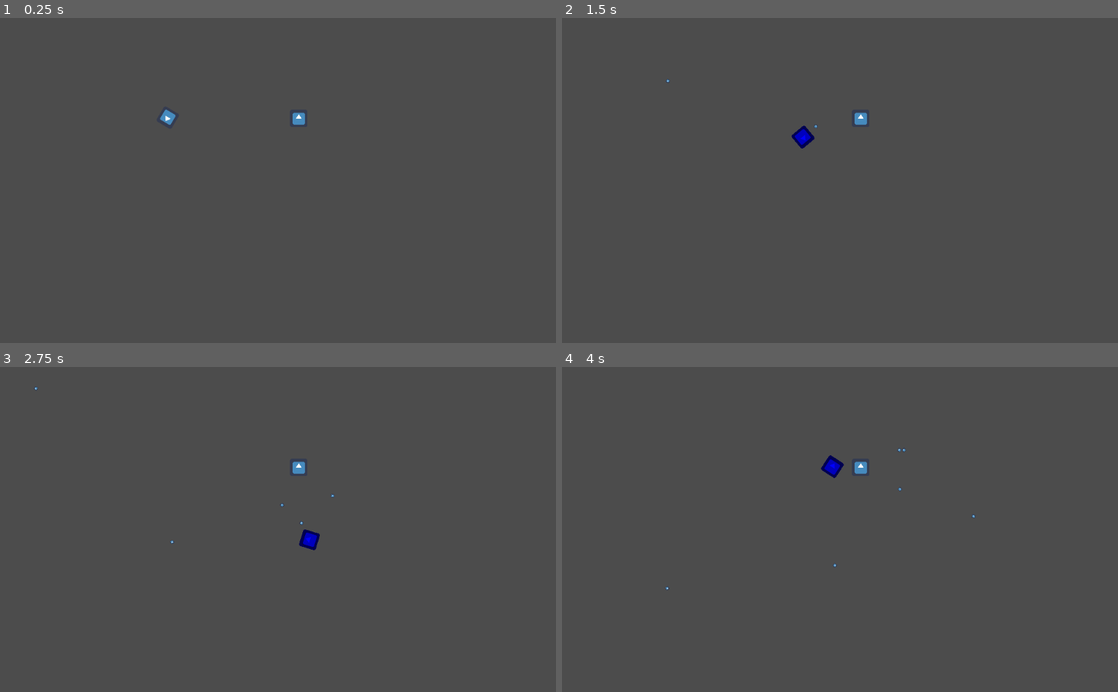
Above: before the commit, frames 1-4 (two rows, left to right).
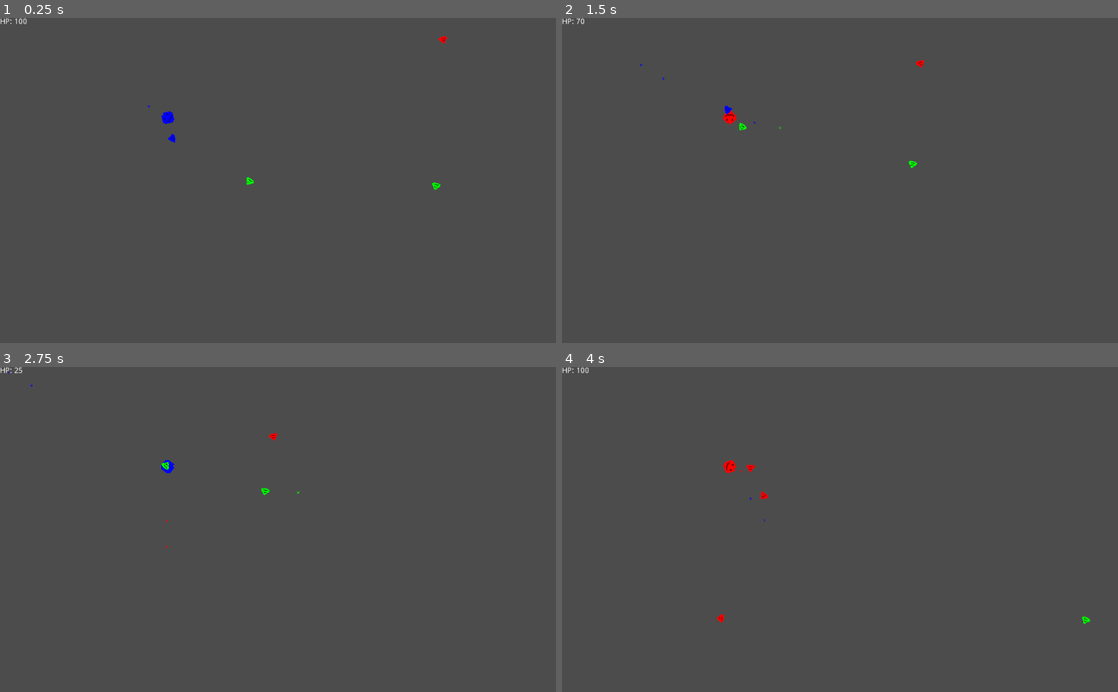
Above: after the commit, the same moments.

Repository: JuanG10/boss
Game: Godot game, scene res://proof of concept.tscn
The game is run twice, just before and just after one commit, with the same random seed, the same clock (stepped at 60 frames per second) and the same inputs. Before the commit the project has no main scene; this scene is started directly in both runs. The engine's default icon, where the game draws it, is replaced by a stand-in: a white triangle on a blue panel in a dark square.
Inputs (mouse positions are in pixels of both pictures, inside the frame that each line leads up to):
- Up to frame 1 (0.25 s): no input
- Up to frame 2 (1.5 s): tap Enter (ui_accept) at 0.5, 0.77, 1.07 s; move the mouse to (962, 164) at 0.52 s; hold Right (ui_right) 0.53-1.28 s; tap E (next_color) at 0.6 s; tap Q (previous_color, bound only after the commit) at 0.8, 1.35 s; move the mouse to (728, 196) at 1.27 s; hold Down (ui_down) from 1.28 s (still down)
- Up to frame 3 (2.75 s): tap Enter (ui_accept) at 1.52, 1.55, 1.82 s; move the mouse to (333, 458) at 2.02 s; release Down (ui_down) at 2.03 s; hold Right (ui_right) from 2.03 s (still down); hold Enter (ui_accept) from 2.03 s (still down); tap E (next_color) at 2.3 s
- Up to frame 4 (4 s): move the mouse to (812, 594) at 2.77 s; release Right (ui_right) at 2.78 s; release Enter (ui_accept) at 2.78 s; hold Up (ui_up) 2.78-3.53 s; tap E (next_color) at 2.85 s; tap Enter (ui_accept) at 3.02, 3.32 s; tap Q (previous_color, bound only after the commit) at 3.05, 3.6 s; move the mouse to (1006, 578) at 3.52 s; hold Left (ui_left) from 3.53 s (still down); hold Enter (ui_accept) from 3.53 s (still down)

The runs differ from the first frame. In frame 1, 0.3% of the frame differs, in the area x 0-81%, y 0-53%; in frame 2, 0.5%; in frame 3, 0.4%; in frame 4, 0.5%, in the area x 0-95%, y 0-80%.

Commit message:
agregado enemigos, musica, colisiones, colores, jugabilidad. Me hice quilombo con git...

Diff:
--- a/Area2D.gd
+++ /dev/null
@@ -1,45 +0,0 @@
-extends Area2D
-
-var Bullet = preload("res://Bullet.tscn")
-
-var speed = 3
-var atk_speed = .5
-var health = 100
-var dmg = 10
-var magnet_radius = 10
-
-var timer = Timer.new()
-
-func _ready():
-	timer.set_one_shot(true)
-	timer.set_wait_time(atk_speed)
-	add_child(timer)
-
-func _physics_process(_delta):
-	look_at(get_global_mouse_position())
-	#if Input.is_action_just_pressed("ui_accept"):
-	#	speed *= 3
-	#if Input.is_action_just_released("ui_accept"):
-	#	speed /= 3
-	if Input.is_action_just_pressed("next_color"):
-		collision_layer = 2
-		collision_mask  = 2
-		$Sprite.modulate = Color(0, 0, 1) # blue shade
-	if Input.is_action_pressed("ui_accept"):
-		if(timer.is_stopped()):
-			shoot()
-	if Input.is_action_pressed('ui_right'):
-		position.x += speed
-	if Input.is_action_pressed('ui_left'):
-		position.x -= speed
-	if Input.is_action_pressed('ui_down'):
-		position.y += speed
-	if Input.is_action_pressed('ui_up'):
-		position.y -= speed
-
-
-func shoot():
-	var b = Bullet.instance()
-	b.start($Muzzle.global_position, rotation)
-	get_parent().add_child(b)
-	timer.start()
--- a/Area2D2.gd
+++ /dev/null
@@ -1,4 +0,0 @@
-extends Area2D
-
-func _on_Area2D2_area_entered(area):
-	print("it works")
--- /dev/null
+++ b/Coin.gd
@@ -0,0 +1,15 @@
+extends Area2D
+
+func initialize(pos):
+	position = pos
+
+func remove():
+	get_parent().remove_child(self)
+	queue_free()
+
+func grab():
+	GlobalVariables.money += 10
+	remove()
+
+func _on_Timer_timeout():
+	remove()
--- /dev/null
+++ b/Coin.tscn
@@ -0,0 +1,25 @@
+[gd_scene load_steps=4 format=2]
+
+[ext_resource path="res://coin.png" type="Texture" id=1]
+[ext_resource path="res://Coin.gd" type="Script" id=2]
+
+[sub_resource type="CapsuleShape2D" id=1]
+radius = 3.00435
+height = 2.30085
+
+[node name="Coin" type="Area2D"]
+collision_layer = 2148007936
+collision_mask = 524288
+script = ExtResource( 2 )
+
+[node name="Sprite" type="Sprite" parent="."]
+texture = ExtResource( 1 )
+
+[node name="CollisionShape2D" type="CollisionShape2D" parent="."]
+shape = SubResource( 1 )
+
+[node name="Timer" type="Timer" parent="."]
+wait_time = 3.0
+one_shot = true
+autostart = true
+[connection signal="timeout" from="Timer" to="." method="_on_Timer_timeout"]
--- /dev/null
+++ b/Cursor.gd
@@ -0,0 +1,16 @@
+extends Sprite
+
+
+# Declare member variables here. Examples:
+# var a = 2
+# var b = "text"
+
+
+# Called when the node enters the scene tree for the first time.
+func _process(_delta):
+	position = get_global_mouse_position()
+
+
+# Called every frame. 'delta' is the elapsed time since the previous frame.
+#func _process(delta):
+#	pass
--- /dev/null
+++ b/Enemies/AdvancedEnemy/AdvancedEnemy.gd
@@ -0,0 +1,69 @@
+extends Area2D
+
+var player
+var speed = 40
+var friction = 0.95
+var target := Vector2.ZERO
+var velocity := Vector2.ZERO
+
+var health = 70
+var dmg = 10
+
+var timer  = Timer.new()
+
+var Bullet = preload("res://Enemies/Bullet.tscn")
+
+var colores = [Color(0, 0, 1),Color(0,1,0),Color(1,0,0)]
+var collisiones = [0b1, 0b10, 0b100]
+var tipo
+
+func _ready():
+	timer.set_one_shot(true)
+	timer.set_wait_time(.4)
+	add_child(timer)
+
+#acá habría que agregar el color y las colisiones
+func initialize(t, n):
+	player = t
+	$Sprite.modulate = colores[n]
+	collision_layer = collisiones[n]
+	collision_mask  = collisiones[n]
+	tipo = n
+
+func _process(delta):
+	target = player.global_position - global_position
+	velocity += target
+	velocity *= friction
+	look_at(player.global_position)
+	position += velocity.normalized() * speed * delta
+	if(timer.is_stopped()):
+		shoot()
+
+func takeDamage(n):
+	health -= n
+	if health <= 0:
+		get_parent().remove_child(self)
+		queue_free()
+
+func _on_area_entered(area):
+	if area.filename == "res://Player/Bullet.tscn":
+		takeDamage(player.dmg)
+		area.remove()
+	if area.name == player.name:
+		player.takeDamage(10)
+
+func shoot():
+	for i in range(3):
+		var b = Bullet.instance()
+		b.start($Muzzle.global_position, rotation, player, dmg, tipo)
+		get_parent().add_child(b)
+		yield(get_tree().create_timer(.02), "timeout")
+	timer.start()
+
+
+func _on_death():
+	get_parent().points += 30
+	for i in range(5):
+		var c = GlobalVariables.coin.instance()
+		c.initialize(position + Vector2(i,0))
+		get_parent().add_child(c)
--- /dev/null
+++ b/Enemies/AdvancedEnemy/AdvancedEnemy.tscn
@@ -0,0 +1,21 @@
+[gd_scene load_steps=4 format=2]
+
+[ext_resource path="res://Enemies/AdvancedEnemy/AdvancedEnemy.png" type="Texture" id=1]
+[ext_resource path="res://Enemies/AdvancedEnemy/AdvancedEnemy.gd" type="Script" id=2]
+
+[sub_resource type="CircleShape2D" id=1]
+radius = 9.13498
+
+[node name="AdvancedEnemy" type="Area2D"]
+script = ExtResource( 2 )
+
+[node name="Sprite" type="Sprite" parent="."]
+texture = ExtResource( 1 )
+
+[node name="CollisionShape2D" type="CollisionShape2D" parent="."]
+shape = SubResource( 1 )
+
+[node name="Muzzle" type="Position2D" parent="."]
+position = Vector2( 8.37688, 0.0590906 )
+[connection signal="area_entered" from="." to="." method="_on_area_entered"]
+[connection signal="tree_exiting" from="." to="." method="_on_death"]
--- /dev/null
+++ b/Enemies/BasicEnemy/BasicEnemy.gd
@@ -0,0 +1,66 @@
+extends Area2D
+
+var player
+var speed = 60
+var friction = 0.95
+var target := Vector2.ZERO
+var velocity := Vector2.ZERO
+
+var health = 45
+var dmg = 20
+
+var timer = Timer.new()
+
+var Bullet = preload("res://Enemies/Bullet.tscn")
+
+var colores = [Color(0, 0, 1),Color(0,1,0),Color(1,0,0)]
+var collisiones = [0b1, 0b10, 0b100]
+var tipo
+
+func _ready():
+	timer.set_one_shot(true)
+	timer.set_wait_time(.8)
+	add_child(timer)
+
+#acá habría que agregar el color y las colisiones
+func initialize(t, n):
+	player = t
+	$Sprite.modulate = colores[n]
+	collision_layer = collisiones[n]
+	collision_mask  = collisiones[n]
+	tipo = n
+
+func _process(delta):
+	target = player.global_position - global_position
+	velocity += target
+	velocity *= friction
+	look_at(player.global_position)
+	position += velocity.normalized() * speed * delta
+	if(timer.is_stopped()):
+		shoot()
+
+func takeDamage(n):
+	health -= n
+	if health <= 0:
+		get_parent().remove_child(self)
+		queue_free()
+
+func _on_area_entered(area):
+	if area.filename == "res://Player/Bullet.tscn":
+		takeDamage(player.dmg)
+		area.remove()
+	if area.name == player.name:
+		player.takeDamage(10)
+
+func shoot():
+	var b = Bullet.instance()
+	b.start($Muzzle.global_position, rotation, player, dmg, tipo)
+	get_parent().add_child(b)
+	timer.start()
+
+func _on_death():
+	get_parent().points += 20
+	for i in range(3):
+		var c = GlobalVariables.coin.instance()
+		c.initialize(position + Vector2(i,0))
+		get_parent().add_child(c)
--- /dev/null
+++ b/Enemies/BasicEnemy/BasicEnemy.tscn
@@ -0,0 +1,21 @@
+[gd_scene load_steps=4 format=2]
+
+[ext_resource path="res://Enemies/BasicEnemy/BasicEnemy.png" type="Texture" id=1]
+[ext_resource path="res://Enemies/BasicEnemy/BasicEnemy.gd" type="Script" id=2]
+
+[sub_resource type="CircleShape2D" id=1]
+radius = 9.13498
+
+[node name="BasicEnemy" type="Area2D"]
+script = ExtResource( 2 )
+
+[node name="Sprite" type="Sprite" parent="."]
+texture = ExtResource( 1 )
+
+[node name="CollisionShape2D" type="CollisionShape2D" parent="."]
+shape = SubResource( 1 )
+
+[node name="Muzzle" type="Position2D" parent="."]
+position = Vector2( 8.37688, 0.0590906 )
+[connection signal="area_entered" from="." to="." method="_on_area_entered"]
+[connection signal="tree_exiting" from="." to="." method="_on_death"]
--- /dev/null
+++ b/Enemies/Bullet.gd
@@ -0,0 +1,31 @@
+extends Area2D
+
+var speed = 2.4
+var velocity = Vector2()
+var player
+var dmg
+
+var colores = [Color(0, 0, 1),Color(0,1,0),Color(1,0,0)]
+var collisiones = [0b1, 0b10, 0b100]
+
+func start(pos, dir, p, damage, n):
+	rotation = dir
+	position = pos
+	player   = p
+	dmg      = damage
+	velocity = Vector2(speed, 0).rotated(rotation)
+	$Sprite.modulate = colores[n]
+	collision_layer = collisiones[n]
+	collision_mask  = collisiones[n]
+
+func _physics_process(_delta):
+	position += velocity
+
+func _on_player_collision(area):
+	if area == player:
+		player.takeDamage(dmg)
+		remove()
+
+func remove():
+	get_parent().remove_child(self)
+	queue_free()
--- /dev/null
+++ b/Enemies/Bullet.tscn
@@ -0,0 +1,17 @@
+[gd_scene load_steps=4 format=2]
+
+[ext_resource path="res://Enemies/Bullet.png" type="Texture" id=1]
+[ext_resource path="res://Enemies/Bullet.gd" type="Script" id=2]
+
+[sub_resource type="CircleShape2D" id=1]
+radius = 2.45599
+
+[node name="Bullet" type="Area2D"]
+script = ExtResource( 2 )
+
+[node name="CollisionShape2D" type="CollisionShape2D" parent="."]
+shape = SubResource( 1 )
+
+[node name="Sprite" type="Sprite" parent="."]
+texture = ExtResource( 1 )
+[connection signal="area_entered" from="." to="." method="_on_player_collision"]
--- /dev/null
+++ b/Enemies/MeleeEnemy/MeleeEnemy.gd
@@ -0,0 +1,46 @@
+extends Area2D
+
+var player
+var speed = 130
+var friction = 0.95
+var target := Vector2.ZERO
+var velocity := Vector2.ZERO
+
+var health = 25
+
+var colores = [Color(0, 0, 1),Color(0,1,0),Color(1,0,0)]
+var collisiones = [0b1, 0b10, 0b100]
+
+#acá habría que agregar el color y las colisiones
+func initialize(t, n):
+	player = t
+	$Sprite.modulate = colores[n]
+	collision_layer = collisiones[n]
+	collision_mask  = collisiones[n]
+
+func _process(delta):
+	target = player.global_position - global_position
+	velocity += target
+	velocity *= friction
+	look_at(player.global_position)
+	position += velocity.normalized() * speed * delta
+
+func takeDamage(n):
+	health -= n
+	if health <= 0:
+		get_parent().remove_child(self)
+		queue_free()
+
+func _on_area_entered(area):
+	if area.filename == "res://Player/Bullet.tscn":
+		takeDamage(player.dmg)
+		area.remove()
+	if area.name == player.name:
+		player.takeDamage(15)
+
+
+func _on_death():
+	get_parent().points += 10
+	var c = GlobalVariables.coin.instance()
+	c.initialize(position)
+	get_parent().add_child(c)
--- /dev/null
+++ b/Enemies/MeleeEnemy/MeleeEnemy.tscn
@@ -0,0 +1,18 @@
+[gd_scene load_steps=4 format=2]
+
+[ext_resource path="res://Enemies/MeleeEnemy/MeleeEnemy.gd" type="Script" id=1]
+[ext_resource path="res://Enemies/MeleeEnemy/MeleeEnemy.png" type="Texture" id=2]
+
+[sub_resource type="CircleShape2D" id=1]
+radius = 9.00114
+
+[node name="Node2D" type="Area2D"]
+script = ExtResource( 1 )
+
+[node name="Sprite" type="Sprite" parent="."]
+texture = ExtResource( 2 )
+
+[node name="CollisionShape2D" type="CollisionShape2D" parent="."]
+shape = SubResource( 1 )
+[connection signal="area_entered" from="." to="." method="_on_area_entered"]
+[connection signal="tree_exiting" from="." to="." method="_on_death"]
--- /dev/null
+++ b/Label.gd
@@ -0,0 +1,4 @@
+extends Label
+
+func on_update(n):
+	set_text("HP: " + str(n))
--- /dev/null
+++ b/Player/Bullet.gd
@@ -0,0 +1,24 @@
+extends Area2D
+
+var speed = 2
+var velocity = Vector2()
+var dmg
+
+func start(pos, dir, damage, col):
+	rotation = dir
+	position = pos
+	dmg      = damage
+	velocity = Vector2(speed, 0).rotated(rotation)
+	collision_layer = col
+	collision_mask  = col
+
+func _physics_process(_delta):
+	position += velocity
+
+
+func remove():
+	get_parent().remove_child(self)
+	queue_free()
+
+func takeDamage():
+	pass
--- /dev/null
+++ b/Player/Bullet.tscn
@@ -0,0 +1,16 @@
+[gd_scene load_steps=4 format=2]
+
+[ext_resource path="res://Player/Bullet.png" type="Texture" id=1]
+[ext_resource path="res://Player/Bullet.gd" type="Script" id=2]
+
+[sub_resource type="CircleShape2D" id=1]
+radius = 2.85937
+
+[node name="pBullet" type="Area2D"]
+script = ExtResource( 2 )
+
+[node name="Sprite" type="Sprite" parent="."]
+texture = ExtResource( 1 )
+
+[node name="CollisionShape2D" type="CollisionShape2D" parent="."]
+shape = SubResource( 1 )
--- /dev/null
+++ b/Player/Player.gd
@@ -0,0 +1,79 @@
+extends Area2D
+
+var Bullet = preload("res://Player/Bullet.tscn")
+var label
+
+var speed = GlobalVariables.speed
+var atk_speed = GlobalVariables.atk_speed
+var health = GlobalVariables.health
+var dmg = GlobalVariables.dmg
+var magnet_radius = GlobalVariables.magnet_radius
+
+var timer = Timer.new()
+
+var colores = [Color(0, 0, 1),Color(0,1,0),Color(1,0,0)]
+var collisiones = [0b110, 0b101, 0b011]
+var n       = 0
+
+func initialize(l):
+	label = l
+	label.on_update(health)
+
+func _ready():
+	$Sprite.modulate = colores[n]
+	collision_layer = collisiones[n]
+	collision_mask  = collisiones[n]
+	timer.set_one_shot(true)
+	timer.set_wait_time(atk_speed)
+	add_child(timer)
+
+func _physics_process(_delta):
+	look_at(get_global_mouse_position())
+	#if Input.is_action_just_pressed("ui_accept"):
+	#	speed *= 3
+	#if Input.is_action_just_released("ui_accept"):
+	#	speed /= 3
+	if Input.is_action_just_pressed("ui_accept"):
+		print(GlobalVariables.money)
+	if Input.is_action_just_pressed("next_color"):
+		next_color()
+		collision_layer = collisiones[n]
+		collision_mask  = collisiones[n]
+	if Input.is_action_just_pressed("previous_color"):
+		previous_color()
+		collision_layer = collisiones[n]
+		collision_mask  = collisiones[n]
+	if(timer.is_stopped()):
+		shoot()
+	if Input.is_action_pressed('right'):
+		position.x += speed
+	if Input.is_action_pressed('left'):
+		position.x -= speed
+	if Input.is_action_pressed('down'):
+		position.y += speed
+	if Input.is_action_pressed('up'):
+		position.y -= speed
+
+func takeDamage(n):
+	health -= n
+	label.on_update(health)
+	if health <= 0:
+		get_tree().reload_current_scene()
+
+func shoot():
+	var b = Bullet.instance()
+	b.modulate = colores[n]
+	b.start($Muzzle.global_position, rotation, dmg, collisiones[n])
+	get_parent().add_child(b)
+	timer.start()
+
+func next_color():
+	n = (n + 1)%3
+	$Sprite.modulate = colores[n]
+
+func previous_color():
+	n = (n + 2)%3
+	$Sprite.modulate = colores[n]
+
+func _on_grab_coin(area):
+	area.grab()
--- /dev/null
+++ b/Player/Player.tscn
@@ -0,0 +1,32 @@
+[gd_scene load_steps=5 format=2]
+
+[ext_resource path="res://Player/Player.gd" type="Script" id=1]
+[ext_resource path="res://Player/Player.png" type="Texture" id=2]
+
+[sub_resource type="CircleShape2D" id=1]
+radius = 12.9594
+
+[sub_resource type="CircleShape2D" id=2]
+radius = 47.2431
+
+[node name="Player" type="Area2D"]
+position = Vector2( 309, 184 )
+script = ExtResource( 1 )
+
+[node name="Muzzle" type="Position2D" parent="."]
+position = Vector2( 12.4153, 0 )
+
+[node name="Sprite" type="Sprite" parent="."]
+scale = Vector2( 2, 2 )
+texture = ExtResource( 2 )
+
+[node name="CollisionShape2D" type="CollisionShape2D" parent="."]
+shape = SubResource( 1 )
+
+[node name="Area2D" type="Area2D" parent="."]
+collision_layer = 524288
+collision_mask = 524288
+
+[node name="CollisionShape2D" type="CollisionShape2D" parent="Area2D"]
+shape = SubResource( 2 )
+[connection signal="area_entered" from="Area2D" to="." method="_on_grab_coin"]
--- /dev/null
+++ b/global_variables.gd
@@ -0,0 +1,12 @@
+extends Node
+
+var coin = preload("res://Coin.tscn")
+
+var points = 110
+
+var money = 0
+var speed = 3
+var atk_speed = .4
+var health = 100
+var dmg = 10
+var magnet_radius = 10
--- /dev/null
+++ b/main.gd
@@ -0,0 +1,69 @@
+extends Node
+
+onready var melee_template = preload("res://Enemies/MeleeEnemy/MeleeEnemy.tscn")
+onready var basic_template = preload("res://Enemies/BasicEnemy/BasicEnemy.tscn")
+onready var advanced_tmplt = preload("res://Enemies/AdvancedEnemy/AdvancedEnemy.tscn")
+
+var timer = Timer.new()
+
+var points = 0
+
+func _ready():
+	$Player.initialize($Label)
+	timer.set_one_shot(true)
+	timer.set_wait_time(5)
+	add_child(timer)
+
+func _process(_delta):
+	if timer.is_stopped():
+		timer.start()
+		if points < 100:
+			spawnMelee(4)
+		elif points < 300:
+			spawnMelee(3)
+			spawnBasic(2)
+		elif points < 500:
+			spawnMelee(2)
+			spawnBasic(2)
+			spawnAdvanced(1)
+		elif points < 1000:
+			spawnMelee(6)
+			spawnBasic(1)
+			spawnAdvanced(3)
+		elif points < 2000:
+			spawnMelee(4)
+			spawnBasic(6)
+			spawnAdvanced(2)
+		else:
+			spawnBasic(6)
+			spawnAdvanced(6)
+
+func spawnMelee(n):
+	for i in range(n):
+		var enemy:Area2D = melee_template.instance()
+		enemy.initialize($Player,rand_range(0,3))
+		enemy.set_position(RandomPos())
+		add_child(enemy)
+
+func spawnBasic(n):
+	for i in range(n):
+		var enemy:Area2D = basic_template.instance()
+		enemy.initialize($Player,rand_range(0,3))
+		enemy.set_position(Vector2(RandomPos()))
+		add_child(enemy)
+
+func spawnAdvanced(n):
+	for i in range(n):
+		var enemy:Area2D = advanced_tmplt.instance()
+		enemy.initialize($Player,rand_range(0,3))
+		enemy.set_position(Vector2(RandomPos()))
+		add_child(enemy)
+
+func RandomPos():
+	return(Vector2(random_x(), random_y()))
+
+func random_x():
+	return rand_range(0, 1223)
+
+func random_y():
+	return rand_range(0, 600)
--- a/project.godot
+++ b/project.godot
@@ -16,7 +16,12 @@
 [application]
 
 config/name="Boss"
+run/main_scene="res://proof of concept.tscn"
 config/icon="res://icon.png"
+
+[autoload]
+
+GlobalVariables="*res://global_variables.gd"
 
 [input]
 
@@ -25,6 +30,36 @@
 "events": [ Object(InputEventKey,"resource_local_to_scene":false,"resource_name":"","device":0,"alt":false,"shift":false,"control":false,"meta":false,"command":false,"pressed":false,"scancode":69,"unicode":0,"echo":false,"script":null)
  ]
 }
+shoot={
+"deadzone": 0.5,
+"events": [ Object(InputEventMouseButton,"resource_local_to_scene":false,"resource_name":"","device":0,"alt":false,"shift":false,"control":false,"meta":false,"command":false,"button_mask":0,"position":Vector2( 0, 0 ),"global_position":Vector2( 0, 0 ),"factor":1.0,"button_index":1,"pressed":false,"doubleclick":false,"script":null)
+ ]
+}
+up={
+"deadzone": 0.5,
+"events": [ Object(InputEventKey,"resource_local_to_scene":false,"resource_name":"","device":0,"alt":false,"shift":false,"control":false,"meta":false,"command":false,"pressed":false,"scancode":87,"unicode":0,"echo":false,"script":null)
+ ]
+}
+down={
+"deadzone": 0.5,
+"events": [ Object(InputEventKey,"resource_local_to_scene":false,"resource_name":"","device":0,"alt":false,"shift":false,"control":false,"meta":false,"command":false,"pressed":false,"scancode":83,"unicode":0,"echo":false,"script":null)
+ ]
+}
+right={
+"deadzone": 0.5,
+"events": [ Object(InputEventKey,"resource_local_to_scene":false,"resource_name":"","device":0,"alt":false,"shift":false,"control":false,"meta":false,"command":false,"pressed":false,"scancode":68,"unicode":0,"echo":false,"script":null)
+ ]
+}
+left={
+"deadzone": 0.5,
+"events": [ Object(InputEventKey,"resource_local_to_scene":false,"resource_name":"","device":0,"alt":false,"shift":false,"control":false,"meta":false,"command":false,"pressed":false,"scancode":65,"unicode":0,"echo":false,"script":null)
+ ]
+}
+previous_color={
+"deadzone": 0.5,
+"events": [ Object(InputEventKey,"resource_local_to_scene":false,"resource_name":"","device":0,"alt":false,"shift":false,"control":false,"meta":false,"command":false,"pressed":false,"scancode":81,"unicode":0,"echo":false,"script":null)
+ ]
+}
 
 [rendering]
 
--- a/proof of concept.tscn
+++ b/proof of concept.tscn
@@ -1,49 +1,32 @@
 [gd_scene load_steps=7 format=2]
 
-[ext_resource path="res://icon.png" type="Texture" id=1]
-[ext_resource path="res://Area2D.gd" type="Script" id=2]
-[ext_resource path="res://Area2D2.gd" type="Script" id=3]
-
-[sub_resource type="CircleShape2D" id=1]
-radius = 17.0294
-
-[sub_resource type="CircleShape2D" id=3]
-radius = 47.2431
-
-[sub_resource type="CircleShape2D" id=2]
-radius = 18.4125
+[ext_resource path="res://Player/Player.tscn" type="PackedScene" id=1]
+[ext_resource path="res://Label.gd" type="Script" id=2]
+[ext_resource path="res://main.gd" type="Script" id=3]
+[ext_resource path="res://Sound/CPUtalk.ogg" type="AudioStream" id=4]
+[ext_resource path="res://cursor.png" type="Texture" id=5]
+[ext_resource path="res://Cursor.gd" type="Script" id=6]
 
 [node name="Main" type="Node"]
-
-[node name="Area2D" type="Area2D" parent="."]
-position = Vector2( 309, 184 )
-script = ExtResource( 2 )
-
-[node name="Muzzle" type="Position2D" parent="Area2D"]
-position = Vector2( 16.5101, 0 )
-
-[node name="Sprite" type="Sprite" parent="Area2D"]
-scale = Vector2( 0.5, 0.5 )
-texture = ExtResource( 1 )
-
-[node name="CollisionShape2D" type="CollisionShape2D" parent="Area2D"]
-shape = SubResource( 1 )
-
-[node name="Area2D" type="Area2D" parent="Area2D"]
-
-[node name="CollisionShape2D" type="CollisionShape2D" parent="Area2D/Area2D"]
-shape = SubResource( 3 )
-
-[node name="Area2D2" type="Area2D" parent="."]
-position = Vector2( 550.129, 185.262 )
-collision_layer = 2
-collision_mask = 2147483650
 script = ExtResource( 3 )
 
-[node name="Sprite2" type="Sprite" parent="Area2D2"]
-scale = Vector2( 0.5, 0.5 )
-texture = ExtResource( 1 )
+[node name="Player" parent="." instance=ExtResource( 1 )]
 
-[node name="CollisionShape2D" type="CollisionShape2D" parent="Area2D2"]
-shape = SubResource( 2 )
-[connection signal="area_entered" from="Area2D2" to="Area2D2" method="_on_Area2D2_area_entered"]
+[node name="Label" type="Label" parent="."]
+margin_right = 40.0
+margin_bottom = 14.0
+text = "HP: 100"
+script = ExtResource( 2 )
+__meta__ = {
+"_edit_use_anchors_": false
+}
+
+[node name="AudioStreamPlayer2D" type="AudioStreamPlayer2D" parent="."]
+position = Vector2( 513.737, 280.653 )
+stream = ExtResource( 4 )
+autoplay = true
+
+[node name="Cursor" type="Sprite" parent="."]
+scale = Vector2( 0.01, 0.01 )
+texture = ExtResource( 5 )
+script = ExtResource( 6 )
Not shown, added: Enemies/AdvancedEnemy.png.import
Binary file added: Enemies/AdvancedEnemy/AdvancedEnemy.png
Not shown, added: Enemies/AdvancedEnemy/AdvancedEnemy.png.import
Not shown, added: Enemies/BasicEnemy.png.import
Not shown, added: Enemies/BasicEnemy/BasicEnemy.bmp.import
Binary file added: Enemies/BasicEnemy/BasicEnemy.png
Not shown, added: Enemies/BasicEnemy/BasicEnemy.png.import
Binary file added: Enemies/Bullet.png
Not shown, added: Enemies/Bullet.png.import
Binary file added: Enemies/MeleeEnemy/MeleeEnemy.png
Not shown, added: Enemies/MeleeEnemy/MeleeEnemy.png.import
Binary file added: Player/Bullet.png
(and 10 more such lines)
